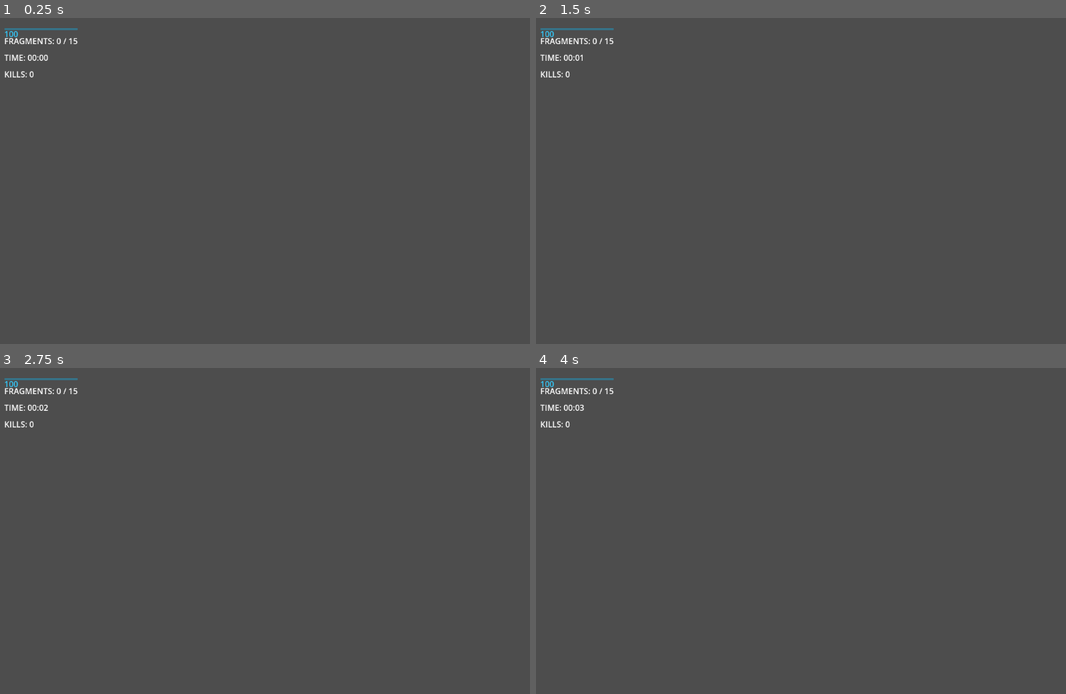
Above: before the commit, frames 1-4 (two rows, left to right).
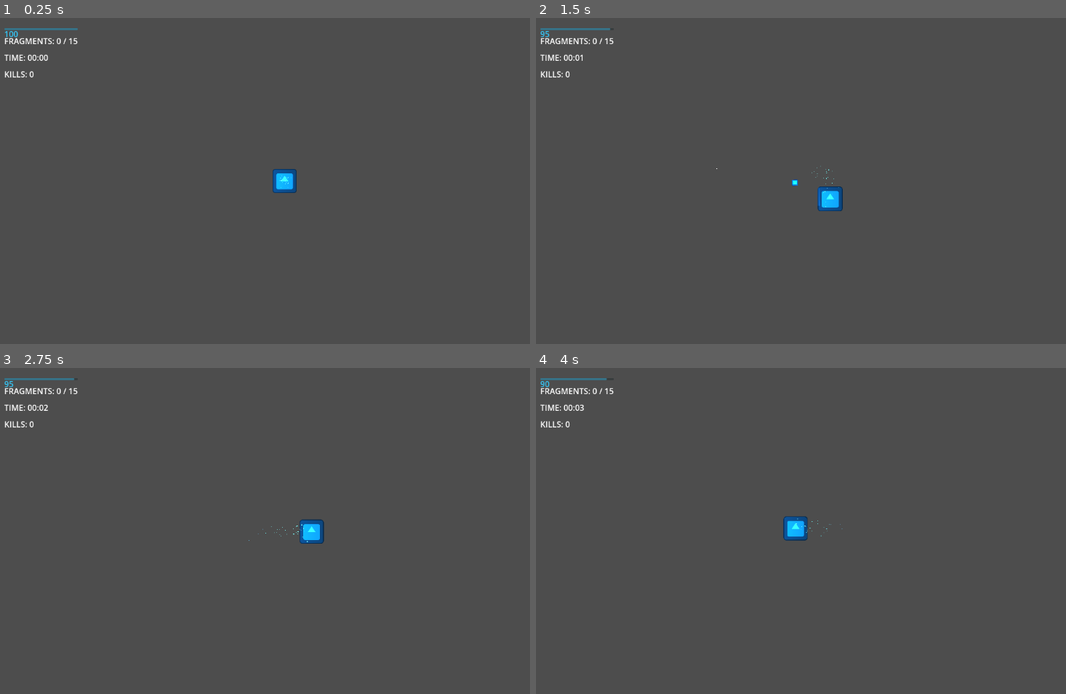
Above: after the commit, the same moments.

Repository: Nasshor01/afterspark
Game: Godot game, scene res://Scenes/game.tscn
The game is run twice, just before and just after one commit, with the same random seed, the same clock (stepped at 60 frames per second) and the same inputs. The engine's default icon, where the game draws it, is replaced by a stand-in: a white triangle on a blue panel in a dark square.
Inputs (mouse positions are in pixels of both pictures, inside the frame that each line leads up to):
- Up to frame 1 (0.25 s): no input
- Up to frame 2 (1.5 s): tap Enter at 0.5 s; move the mouse to (949, 164) at 0.52 s; hold D (move_right) 0.53-1.28 s; tap E (reignite) at 0.6 s; move the mouse to (705, 197) at 1.27 s; hold S (move_down) from 1.28 s (still down); click (705, 197) at 1.35 s
- Up to frame 3 (2.75 s): move the mouse to (344, 459) at 2.02 s; release S (move_down) at 2.03 s; hold D (move_right) from 2.03 s (still down); tap E (reignite) at 2.1 s
- Up to frame 4 (4 s): move the mouse to (790, 596) at 2.77 s; release D (move_right) at 2.78 s; hold W (move_up) 2.78-3.53 s; click (790, 596) at 2.85 s; move the mouse to (997, 579) at 3.52 s; hold A (move_left) from 3.53 s (still down); tap E (reignite) at 3.6 s

The runs differ from the first frame. In frame 1, 0.3% of the frame differs, in the area x 51-56%, y 46-54%; in frame 2, 0.4%, in the area x 0-58%, y 3-60%; in frame 3, 0.4%; in frame 4, 0.4%.
Error before the commit: Parse Error: Could not preload resource file "res://Scenes/Effects/bullet.tscn". (res://Scenes/Player/player.gd:25)

Commit message:
oprava scén duplicit a korupnutých

Diff:
--- a/Scenes/Effects/bullet.tscn
+++ b/Scenes/Effects/bullet.tscn
@@ -23,12 +23,6 @@
 scale = Vector2(0.063, 0.063)
 texture = ExtResource("2_prhua")
 
-[sub_resource type="Gradient" id="Gradient_q77t6"]
-colors = PackedColorArray(1, 1, 1, 1, 1, 1, 1, 0)
-
-[sub_resource type="GradientTexture2D" id="GradientTexture2D_paf54"]
-gradient = SubResource("Gradient_q77t6")
-
 [node name="PointLight2D" type="PointLight2D" parent="."]
 color = Color(0, 1, 1, 1)
 energy = 0.8
--- a/Scenes/Enemies/enemy_base.tscn
+++ b/Scenes/Enemies/enemy_base.tscn
@@ -42,31 +42,6 @@
 scale = Vector2(0.18, 0.18)
 texture = ExtResource("2_wmxvo")
 
-[sub_resource type="Gradient" id="Gradient_w1h1k"]
-colors = PackedColorArray(1, 1, 1, 1, 1, 1, 1, 0)
-
-[sub_resource type="GradientTexture2D" id="GradientTexture2D_0u21r"]
-gradient = SubResource("Gradient_w1h1k")
-
-[sub_resource type="Curve" id="Curve_o22jv"]
-_data = [Vector2(0, 1), 0.0, 0.0, 0, 0, Vector2(1, 0), 0.0, 0.0, 0, 0]
-point_count = 2
-
-[sub_resource type="CurveTexture" id="CurveTexture_e2b2u"]
-curve = SubResource("Curve_o22jv")
-
-[sub_resource type="ParticleProcessMaterial" id="ParticleProcessMaterial_j3bvx"]
-emission_shape = 1
-emission_sphere_radius = 12.0
-particle_flag_disable_z = true
-gravity = Vector3(0, 0, 0)
-orbit_velocity_min = 0.0
-orbit_velocity_max = 0.0
-damping_min = 5.0
-damping_max = 10.0
-scale_curve = SubResource("CurveTexture_e2b2u")
-color = Color(1, 0.3, 0.3, 1)
-
 [node name="PointLight2D" type="PointLight2D" parent="."]
 color = Color(1, 0, 0, 1)
 energy = 0.6
--- a/Scenes/Player/player.tscn
+++ b/Scenes/Player/player.tscn
@@ -43,29 +43,6 @@
 scale = Vector2(0.25, 0.25)
 texture = ExtResource("2_xpcdj")
 
-[sub_resource type="Gradient" id="Gradient_s2w7s"]
-colors = PackedColorArray(1, 1, 1, 1, 1, 1, 1, 0)
-
-[sub_resource type="GradientTexture2D" id="GradientTexture2D_kqv4q"]
-gradient = SubResource("Gradient_s2w7s")
-
-[sub_resource type="Curve" id="Curve_uiv5h"]
-_data = [Vector2(0, 1), 0.0, 0.0, 0, 0, Vector2(1, 0), 0.0, 0.0, 0, 0]
-point_count = 2
-
-[sub_resource type="CurveTexture" id="CurveTexture_a7j5t"]
-curve = SubResource("Curve_uiv5h")
-
-[sub_resource type="ParticleProcessMaterial" id="ParticleProcessMaterial_n1g44"]
-emission_shape = 1
-emission_sphere_radius = 16.0
-particle_flag_disable_z = true
-gravity = Vector3(0, 20, 0)
-orbit_velocity_min = 0.0
-orbit_velocity_max = 0.0
-scale_curve = SubResource("CurveTexture_a7j5t")
-color = Color(0.4, 0.8, 1, 1)
-
 [node name="PointLight2D" type="PointLight2D" parent="."]
 color = Color(0, 1, 1, 1)
 energy = 1.5
Not shown, added: Assets/characters/Angels/160x160/118.png.import
Not shown, added: Assets/characters/Angels/160x160/119.png.import
Not shown, added: Assets/characters/Angels/160x160/120.png.import
Not shown, added: Assets/characters/Angels/160x160/121.png.import
Not shown, added: Assets/characters/Angels/160x160/255.png.import
Not shown, added: Assets/characters/Angels/256x256/154.png.import
Not shown, added: Assets/characters/Angels/256x256/155.png.import
Not shown, added: Assets/characters/Angels/256x256/156.png.import
Not shown, added: Assets/characters/Angels/256x256/157.png.import
Not shown, added: Assets/characters/Angels/256x256/158.png.import
Not shown, added: Assets/characters/Angels/256x256/434.png.import
Not shown, added: Assets/characters/Angels/256x256/435.png.import
(and 706 more such lines)
